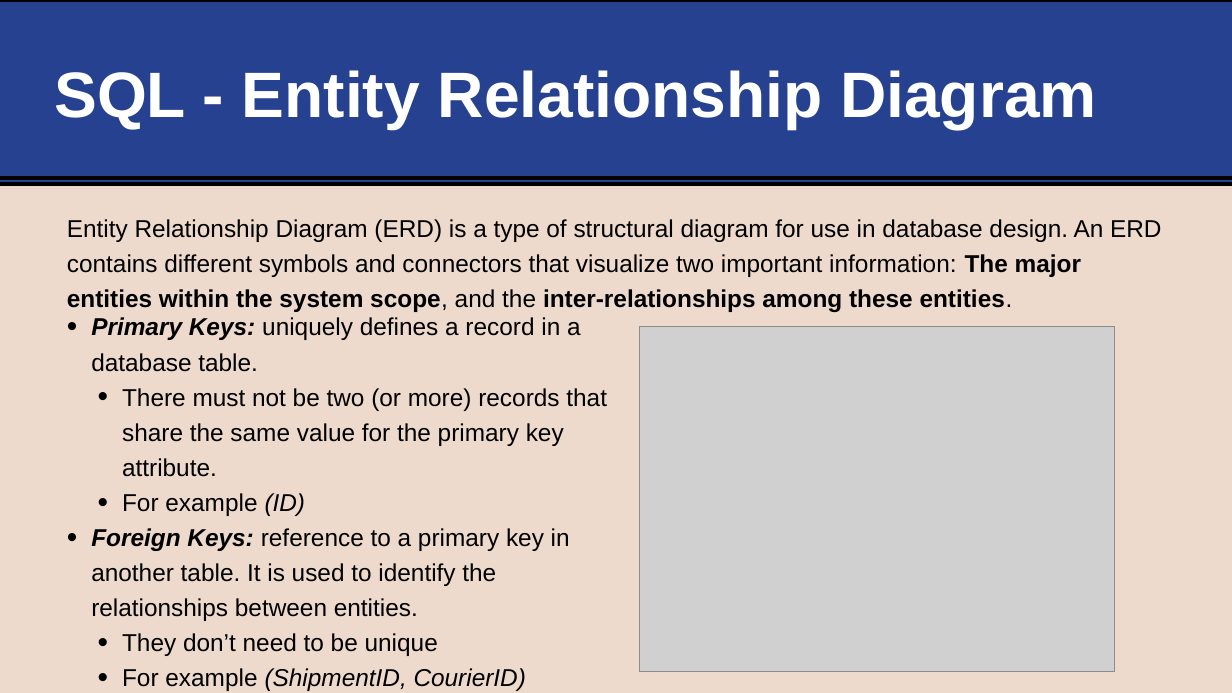
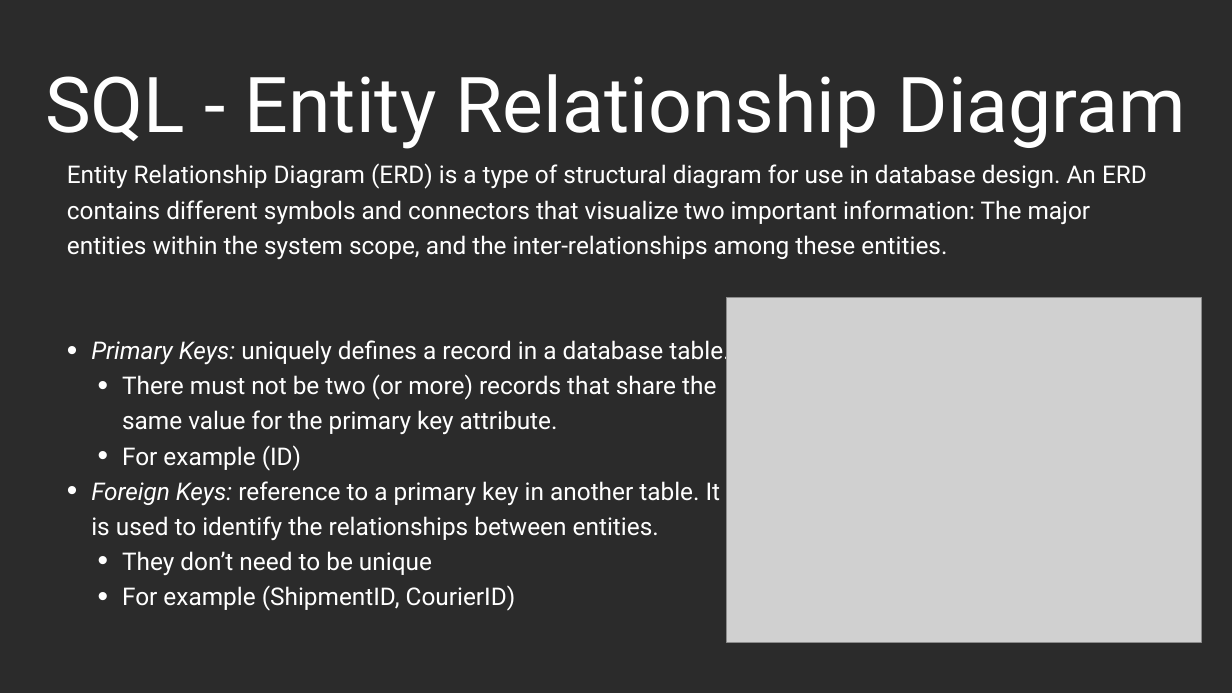
Before and after one commit to life-efficient/Data-Engineering, a slide deck: slide 9 of 2. SQL/1. SQL Basics/1. SQL Basics.pptx (slide 8 before the commit). Drawn at 1232x693 pixels with LibreOffice and Linux fonts; fonts in the diff are those of the drawing; grey boxes stand for pictures; background and template pictures are left out; a plain dark background stands for a picture behind light text. Boxes give left, top, right and bottom in pixels: in the first picture for what was removed or moved away, otherwise in the second. Text is boxed around its words. In the diff, an @@ line names an element or a change of style, - is before the commit and + after.

```diff
--- a/2. SQL/1. SQL Basics/1. SQL Basics.pptx
+++ b/2. SQL/1. SQL Basics/1. SQL Basics.pptx
@@ background #EDDACC to picture (left out) @@
@@ rectangle removed at (x1=0, y1=0, x2=1232, y2=184) @@
@@ title "SQL - Entity Relationship Diagram" moved from (x1=54, y1=70, x2=1097, y2=130) to (x1=45, y1=74, x2=1186, y2=149) @@
@@ title "SQL - Entity Relationship Diagram" at (x1=45, y1=74, x2=1186, y2=149): size 100 to 120.1 pt, font Arial to Roboto, bold off; alignment left to centre; vertical alignment middle to bottom @@
@@ text "Entity Relationship Diagram (ERD) is ..." moved from (x1=67, y1=219, x2=1161, y2=312) to (x1=67, y1=163, x2=1147, y2=259) @@
@@ text "Entity Relationship Diagram (ERD) is ..." at (x1=67, y1=163, x2=1147, y2=259): font Arial to Roboto, text colour #000000 to #FFFFFF; bold off in "The major entities within the system scope, ..." @@
@@ line removed from (0, 178) to (1232, 178) @@
@@ text "Primary Keys: uniquely defines a ..." moved from (x1=91, y1=317, x2=607, y2=691) to (x1=91, y1=337, x2=729, y2=611) @@
@@ text "Primary Keys: uniquely defines a ..." at (x1=91, y1=337, x2=729, y2=611): font Arial to Roboto, text colour #000000 to #FFFFFF; bold off in "Primary Keys:", "Foreign Keys:"; italic off in "(ID)", "(ShipmentID, CourierID)" @@
@@ picture moved from (x1=639, y1=327, x2=1114, y2=671) to (x1=726, y1=297, x2=1201, y2=642) @@
```
Also in this commit, not shown: 23 other slides changed, 4 slides added, 3 slides removed, 1 other file.
